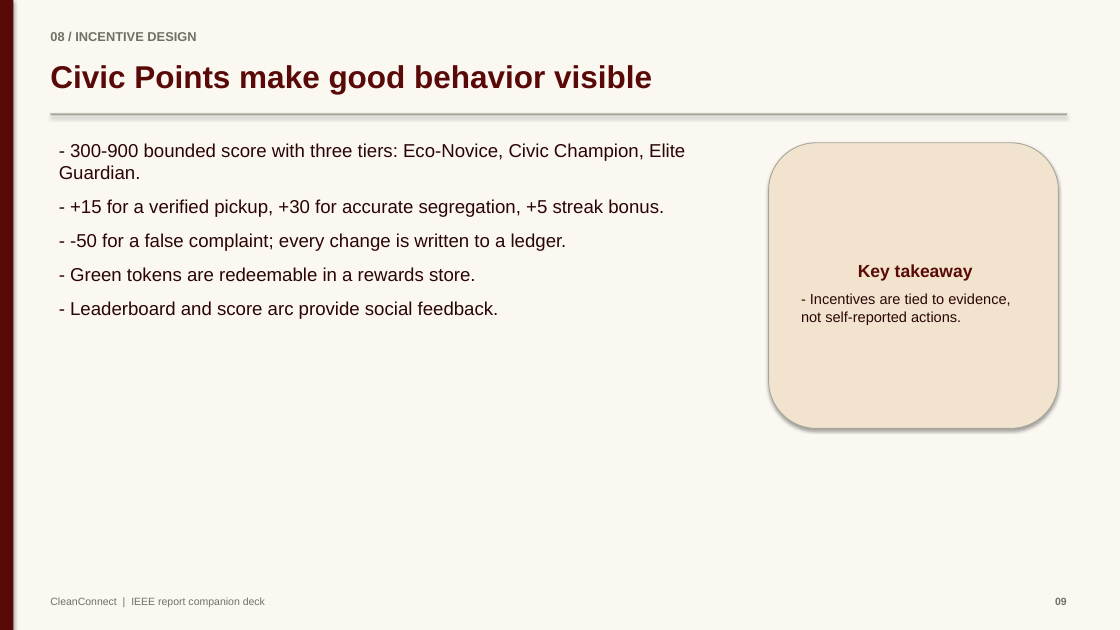
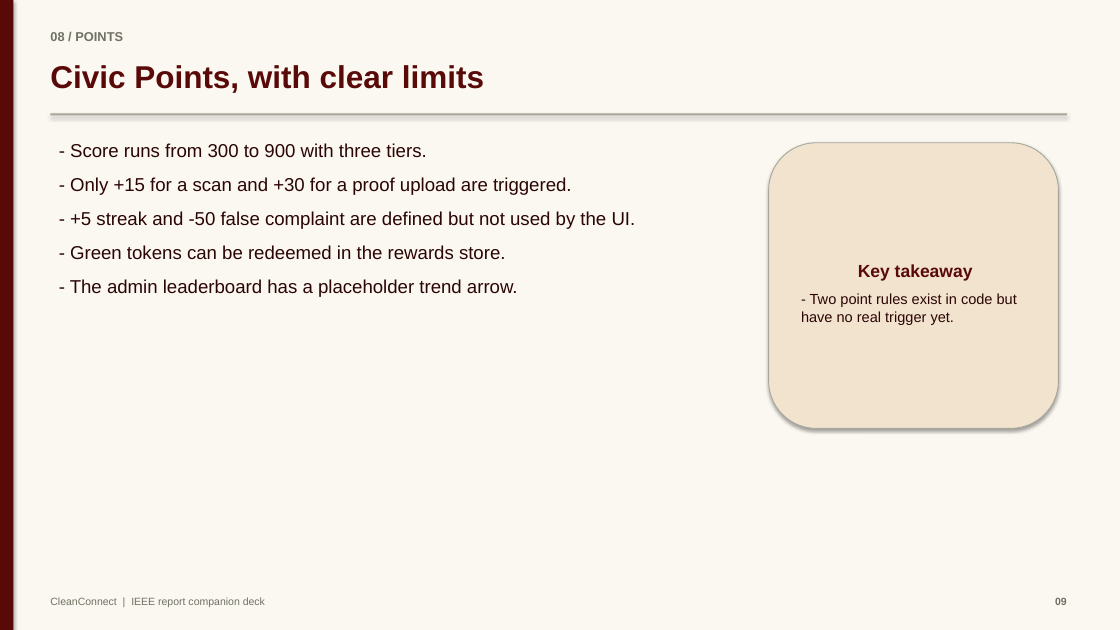
Before and after one commit to mayankjain1815-commits/CleanConnect, a slide deck: slide 9 of docs/presentation/CleanConnect_Presentation.pptx. Drawn at 1120x630 pixels with LibreOffice and Linux fonts; fonts in the diff are those of the drawing. Boxes give left, top, right and bottom in pixels: in the first picture for what was removed or moved away, otherwise in the second. Text is boxed around its words. In the diff, an @@ line names an element or a change of style, - is before the commit and + after.

Commit message:
Fix local dev startup and rewrite docs accurately

```diff
--- a/docs/presentation/CleanConnect_Presentation.pptx
+++ b/docs/presentation/CleanConnect_Presentation.pptx
@@ text at [50,32,123,41]: text changed @@
-08 / INCENTIVE DESIGN
+08 / POINTS
@@ text at [50,65,484,93]: text changed @@
-Civic Points make good behavior visible
+Civic Points, with clear limits
@@ text at [70,143,636,297]: text changed @@
-- 300-900 bounded score with three tiers: Eco-Novice, Civic Champion, Elite Guardian.
-- +15 for a verified pickup, +30 for accurate segregation, +5 streak bonus.
-- -50 for a false complaint; every change is written to a ledger.
-- Green tokens are redeemable in a rewards store.
-- Leaderboard and score arc provide social feedback.
+- Score runs from 300 to 900 with three tiers.
+- Only +15 for a scan and +30 for a proof upload are triggered.
+- +5 streak and -50 false complaint are defined but not used by the UI.
+- Green tokens can be redeemed in the rewards store.
+- The admin leaderboard has a placeholder trend arrow.
@@ text in rounded rectangle at [801,293,1017,325]: text changed @@
-- Incentives are tied to evidence, not self-reported actions.
+- Two point rules exist in code but have no real trigger yet.
```
Also in this commit, not shown: 13 other slides changed, 11 other files.
